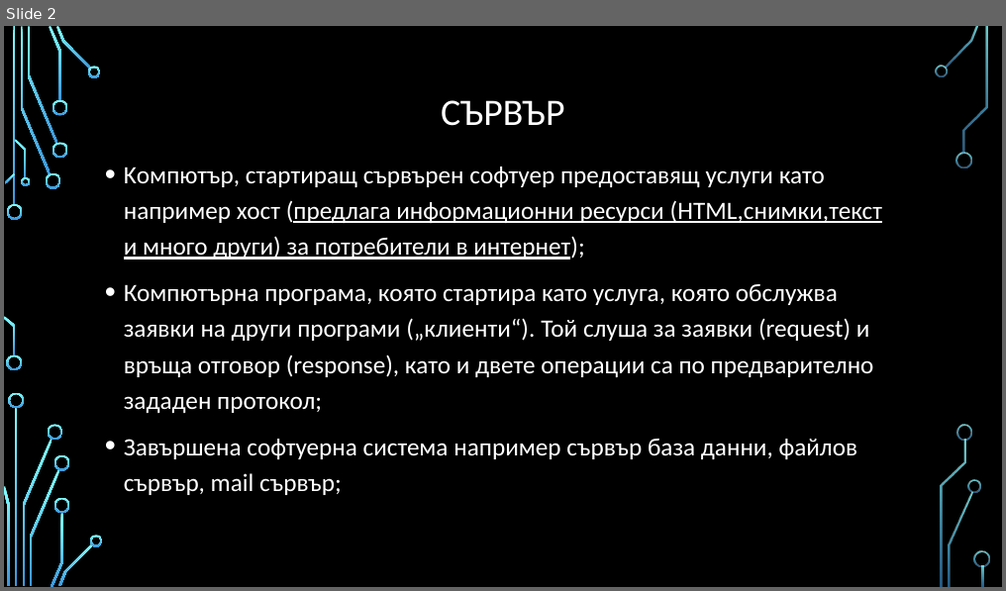
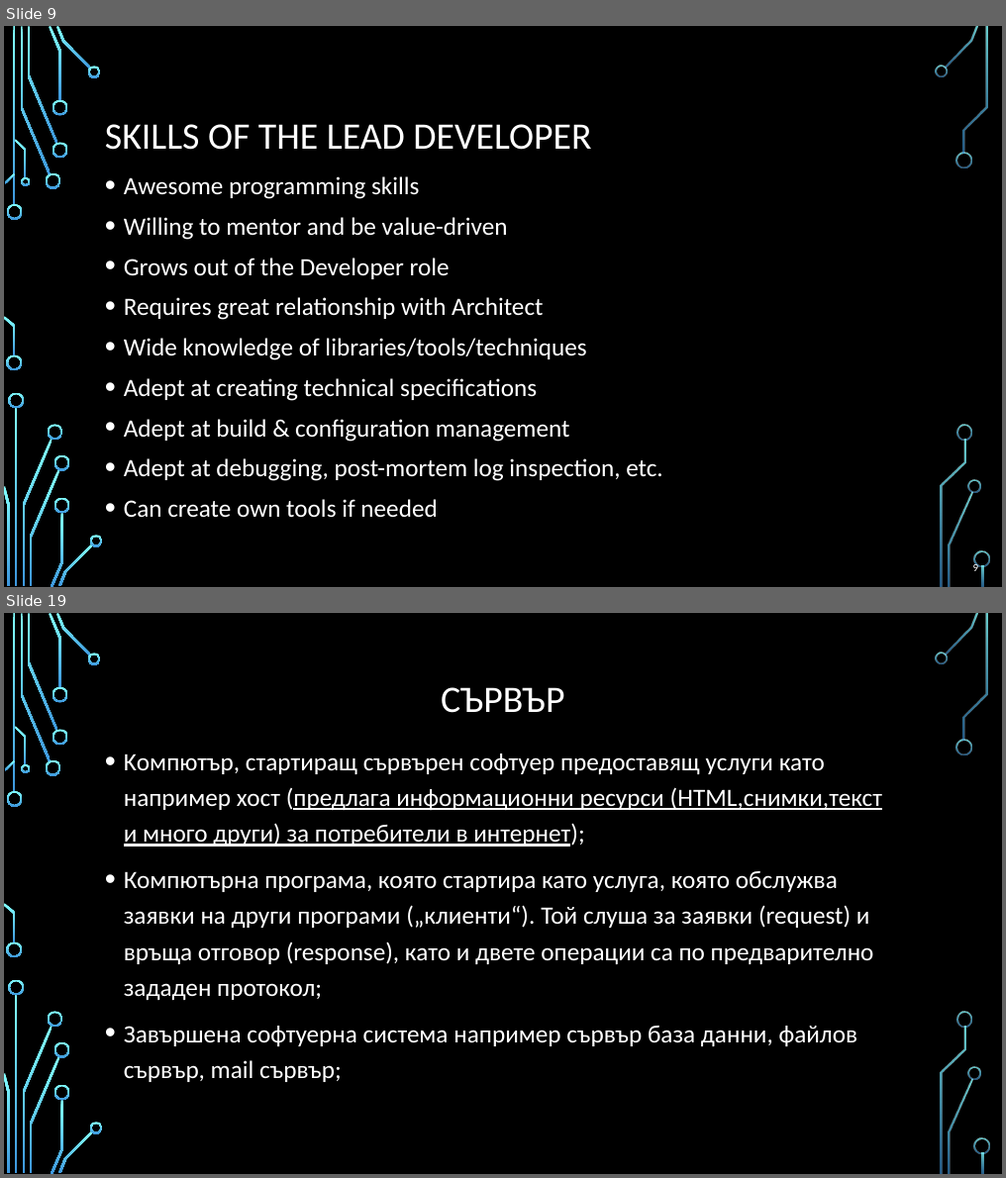
Before and after one commit to profjordanov/hybrid-app-development, a slide deck: 00. Lecture/basics_and_beyond.pptx. Shown one above the other, each under a label of ours: slide 2 before the commit, slides 9 and 19 after it; the slides between them are not shown. The pictures are 1006x591 and 1006x1178 pixels, drawn with LibreOffice and Linux fonts; fonts in the diff are those of the drawing; background and template pictures are left out. Boxes give left, top, right and bottom in pixels: in the first picture for what was removed or moved away, otherwise in the second. Text is boxed around its words. In the diff, an @@ line names an element or a change of style, - is before the commit and + after.

```diff
--- a/00. Lecture/basics_and_beyond.pptx
+++ b/00. Lecture/basics_and_beyond.pptx
@@ slide 9 added at bbox=[4, 26, 1002, 587], background picture (left out); not listed: 36 template elements that a slide beside it also shows @@
@@ title added at bbox=[105, 124, 591, 150], 36 pt, text #FFFFFF @@
+SKILLS OF THE LEAD DEVELOPER
@@ text added at bbox=[124, 176, 663, 518], 24 pt, text #FFFFFF @@
+• Awesome programming skills
+• Willing to mentor and be value-driven
+• Grows out of the Developer role
+• Requires great relationship with Architect
+• Wide knowledge of libraries/tools/techniques
+• Adept at creating technical specifications
+• Adept at build & configuration management
+• Adept at debugging, post-mortem log inspection, etc.
+• Can create own tools if needed
@@ page number added at bbox=[973, 563, 979, 571], 10.5 pt, text #FFFFFF @@
+9
@@ what was slide 2 is now slide 19 @@
```
Also in this commit, not shown: 16 other slides added.
